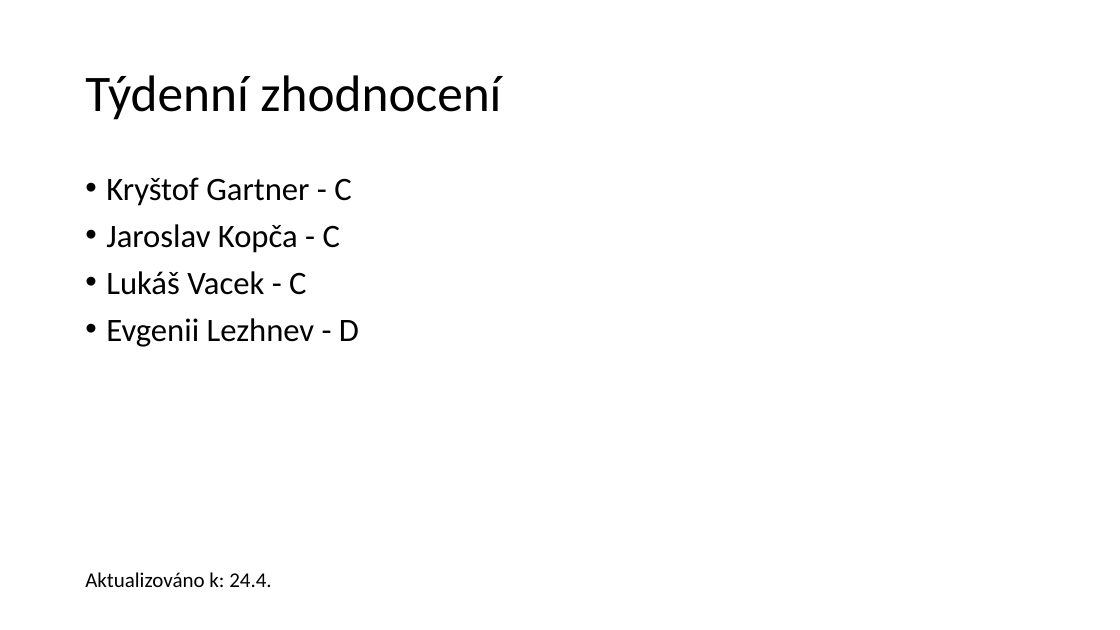
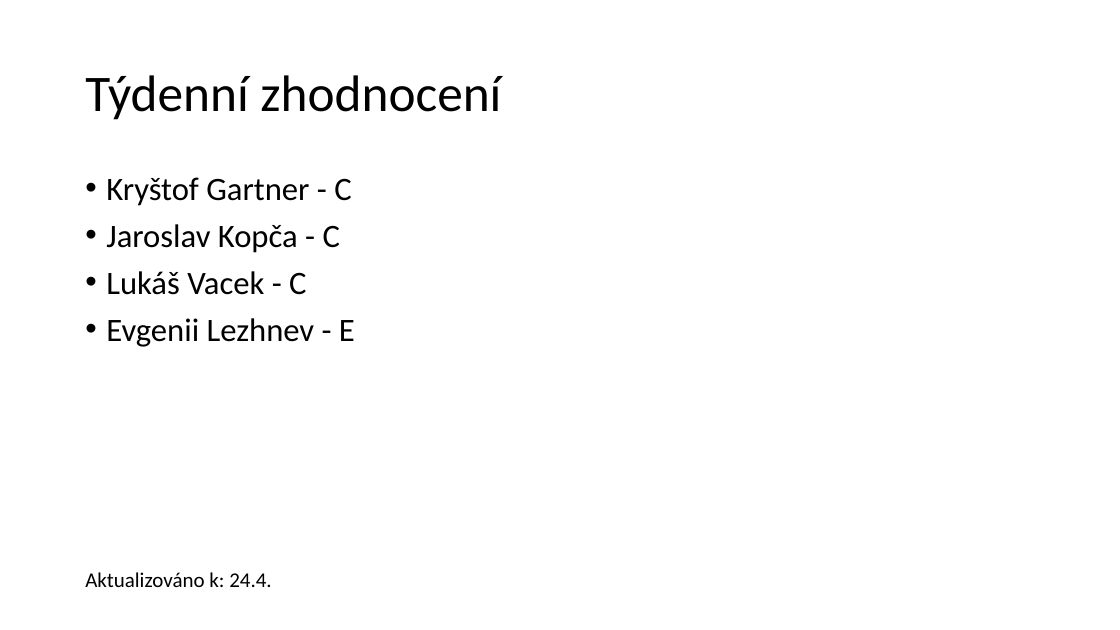
Before and after one commit to CartoneDev/smp-rezervation-system-project, a slide deck: slide 5 of Materialy_k_9.konz/prezentace.pptx. Drawn at 1120x630 pixels with LibreOffice and Linux fonts; fonts in the diff are those of the drawing. Boxes give left, top, right and bottom in pixels: in the first picture for what was removed or moved away, otherwise in the second. Text is boxed around its words. In the diff, an @@ line names an element or a change of style, - is before the commit and + after.

```diff
--- a/Materialy_k_9.konz/prezentace.pptx
+++ b/Materialy_k_9.konz/prezentace.pptx
@@ text at (106,318,355,347): text changed @@
-• Evgenii Lezhnev - D
+• Evgenii Lezhnev - E
```
